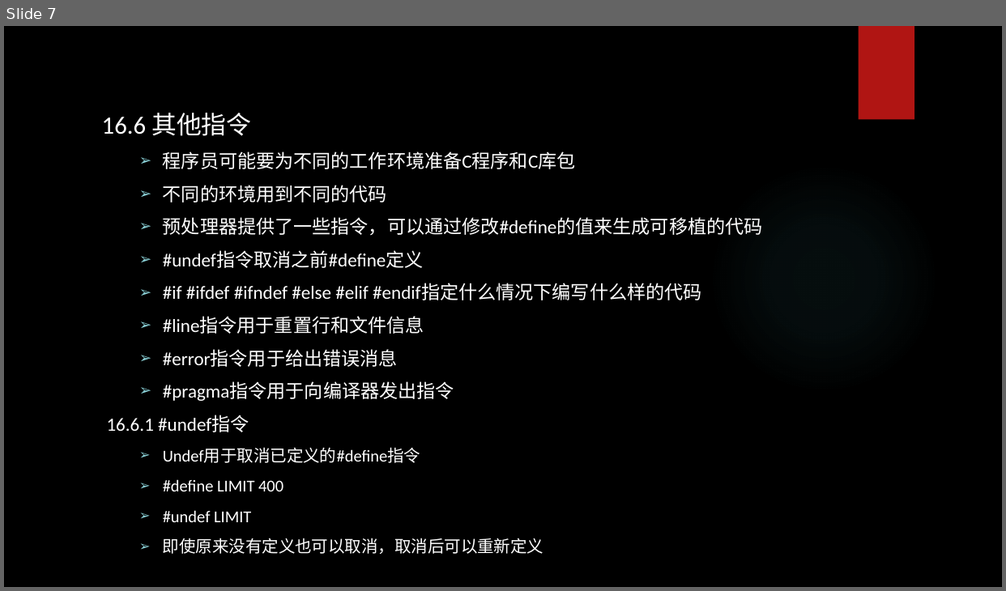
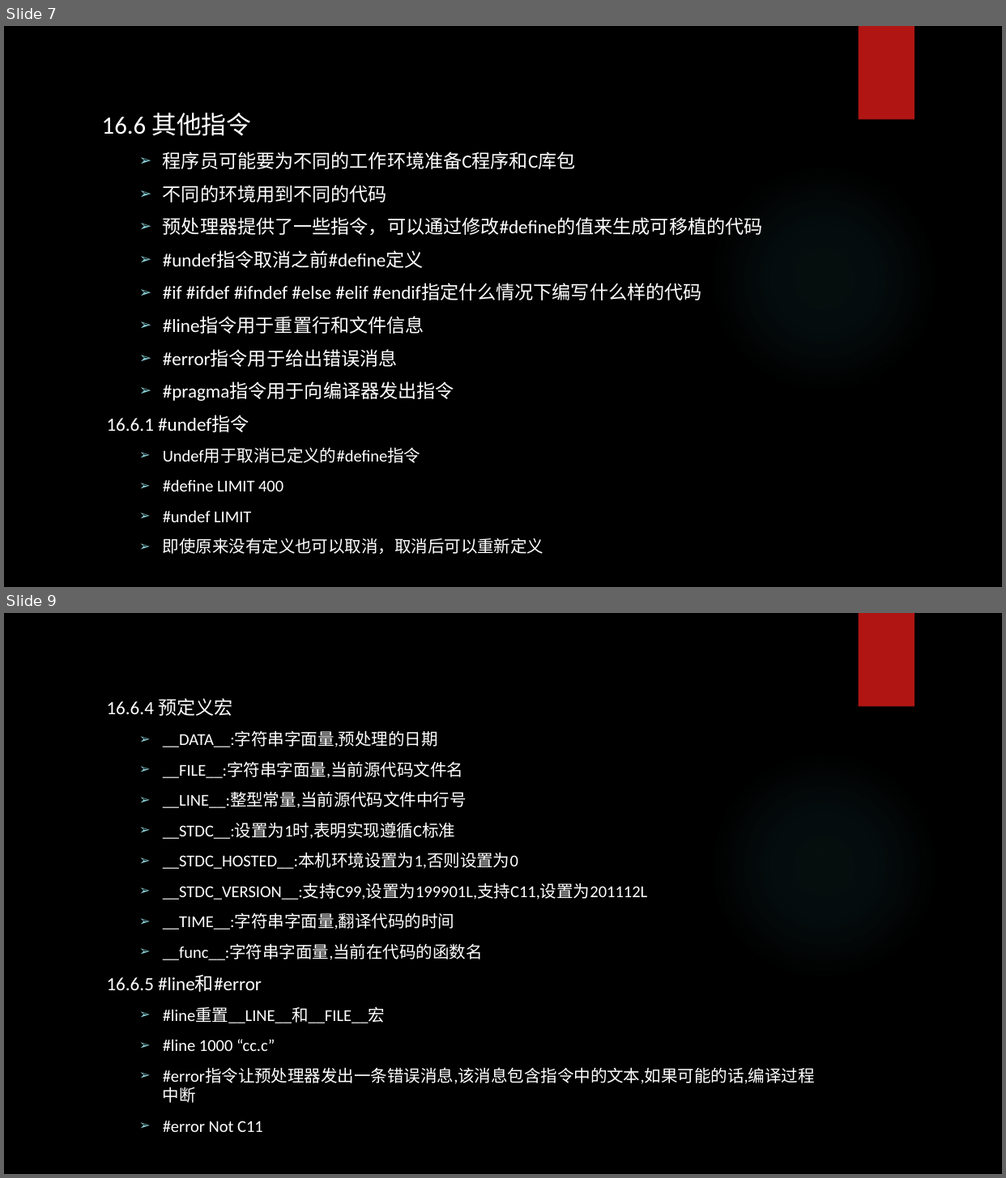
Before and after one commit to tsyin/c_ppt-code, a slide deck: PPT/16 C预处理器和C库.pptx. Shown one above the other, each under a label of ours: slide 7 before the commit, slides 7 and 9 after it; the slides between them are not shown. The pictures are 1006x591 and 1006x1178 pixels, drawn with LibreOffice and Linux fonts; fonts in the diff are those of the drawing; background and template pictures are left out. Boxes give left, top, right and bottom in pixels: in the first picture for what was removed or moved away, otherwise in the second. Text is boxed around its words. In the diff, an @@ line names an element or a change of style, - is before the commit and + after.

```diff
--- a/PPT/16 C预处理器和C库.pptx
+++ b/PPT/16 C预处理器和C库.pptx
@@ slide 9 added at box(4, 613, 1002, 1174), background picture (left out); not listed: 2 template elements that a slide beside it also shows @@
@@ text added at box(107, 698, 815, 1132), 16 pt, text #FFFFFF @@
+16.6.4 预定义宏
+  ➢ __DATA__:字符串字面量,预处理的日期
+  ➢ __FILE__:字符串字面量,当前源代码文件名
+  ➢ __LINE__:整型常量,当前源代码文件中行号
+  ➢ __STDC__:设置为1时,表明实现遵循C标准
+  ➢ __STDC_HOSTED__:本机环境设置为1,否则设置为0
+  ➢ __STDC_VERSION__:支持C99,设置为199901L,支持C11,设置为201112L
+  ➢ __TIME__:字符串字面量,翻译代码的时间
+  ➢ __func__:字符串字面量,当前在代码的函数名
+16.6.5 #line和#error
+  ➢ #line重置__LINE__和__FILE__宏
+  ➢ #line 1000 “cc.c”
+  ➢ #error指令让预处理器发出一条错误消息,该消息包含指令中的文本,如果可能的话,编译过程中断
+  ➢ #error Not C11
```
Also in this commit, not shown: 1 slide changed, 9 other slides added, 2 other files.
